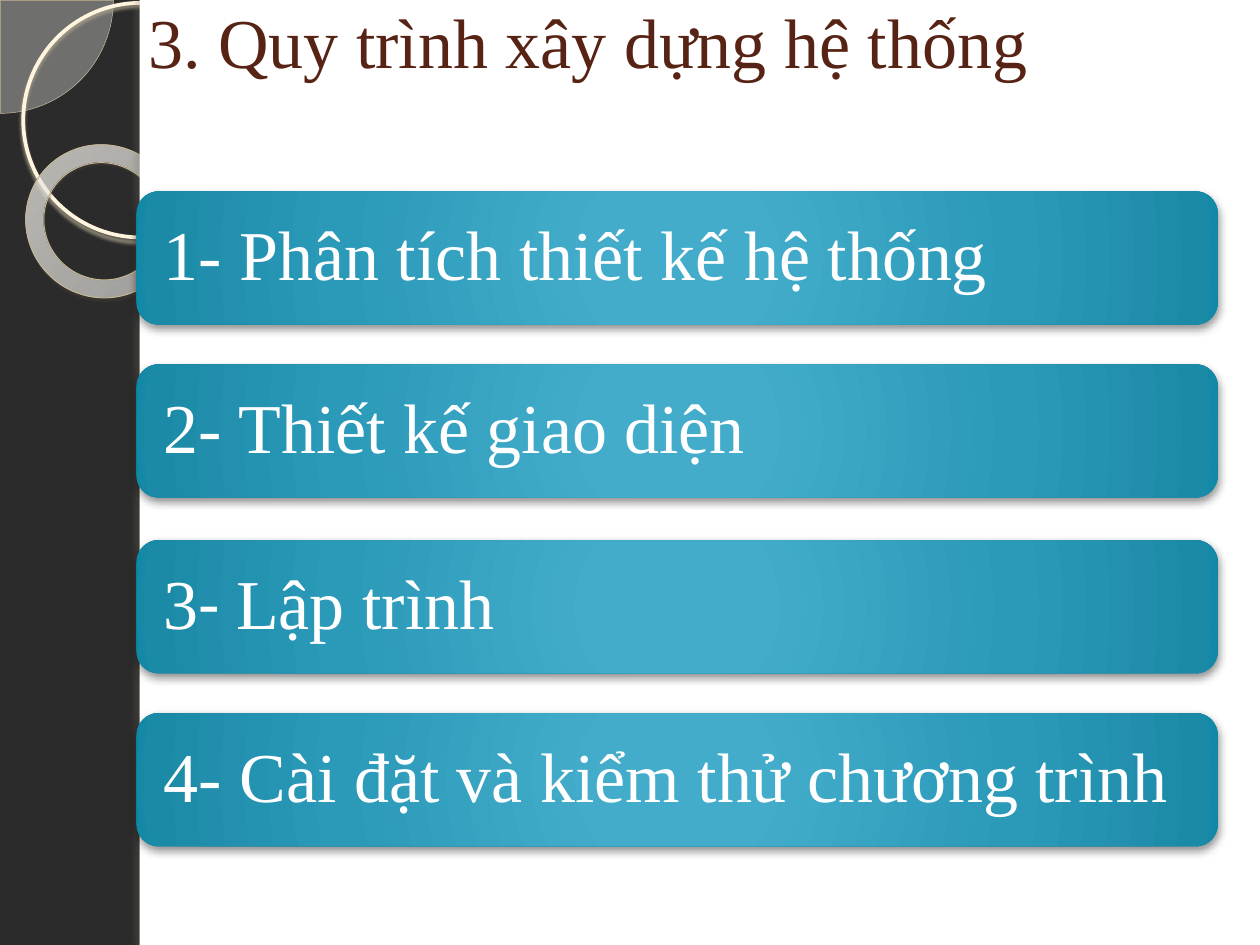
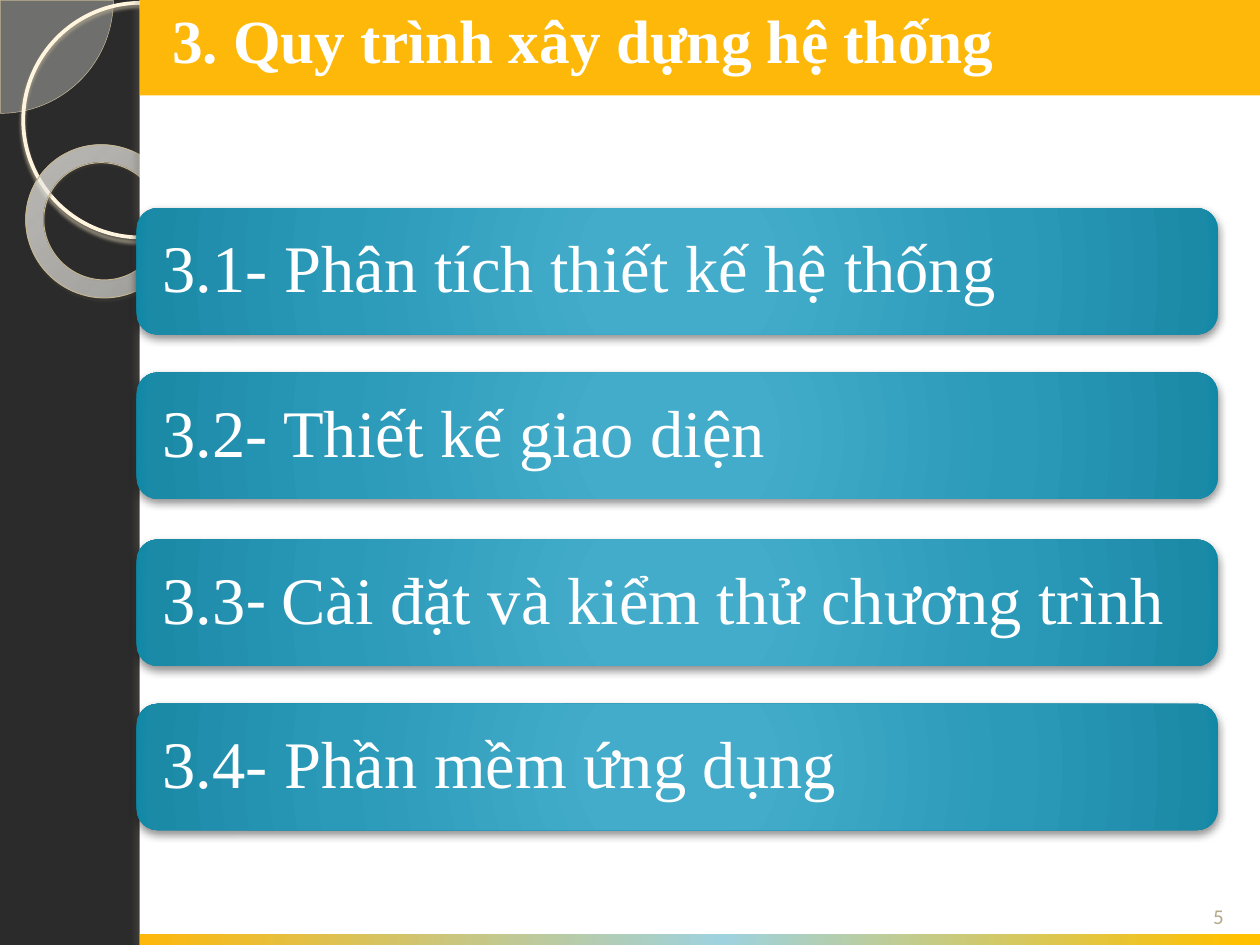
Before and after one commit to chiendv1992/webbanhang, a slide deck: slide 5 of bc/slide bv.pptx. Drawn at 1260x945 pixels with LibreOffice and Linux fonts; fonts in the diff are those of the drawing; background and template pictures are left out; a plain dark background stands for a picture behind light text. Boxes give left, top, right and bottom in pixels: in the first picture for what was removed or moved away, otherwise in the second. Text is boxed around its words. In the diff, an @@ line names an element or a change of style, - is before the commit and + after.

```diff
--- a/bc/slide bv.pptx
+++ b/bc/slide bv.pptx
@@ rectangle added at <box>140,0,1260,96</box>, fill #FEB80A @@
@@ text added at <box>233,18,994,77</box>, 35 pt, text #FFFFFF, bold @@
+3. Quy trình xây dựng hệ thống
@@ rounded rectangle: place and size @@
-rounded rectangle at <box>136,192,1217,325</box>
+rounded rectangle at <box>136,208,1217,334</box>
@@ text at <box>163,244,995,306</box>: text changed; size 40 to 38 pt @@
-1- Phân tích thiết kế hệ thống
+3.1- Phân tích thiết kế hệ thống
@@ rounded rectangle: place and size @@
-rounded rectangle at <box>136,364,1217,498</box>
+rounded rectangle at <box>136,373,1217,499</box>
@@ text at <box>163,409,765,470</box>: text changed; size 40 to 38 pt @@
-2- Thiết kế giao diện
+3.2- Thiết kế giao diện
@@ rounded rectangle: place and size @@
-rounded rectangle at <box>136,541,1217,674</box>
+rounded rectangle at <box>136,539,1217,665</box>
@@ text at <box>163,576,1164,637</box>: text changed; size 40 to 38 pt @@
-4- Cài đặt và kiểm thử chương trình
+3.3- Cài đặt và kiểm thử chương trình
@@ text removed at <box>164,580,494,642</box> @@
-3- Lập trình
@@ rounded rectangle: place and size @@
-rounded rectangle at <box>136,713,1217,847</box>
+rounded rectangle at <box>136,704,1217,830</box>
@@ text added at <box>163,740,836,801</box>, 38 pt, text #FFFFFF @@
+3.4- Phần mềm ứng dụng
@@ page number added at <box>1213,910,1224,924</box>, 12 pt, text #B6A98A @@
+5
@@ rectangle added at <box>140,935,1260,945</box>, fill gradient #FEB80A to #9ED2DF to #FFC000 @@
```
Also in this commit, not shown: 13 other slides changed, 1 slide added, 12 other files.
